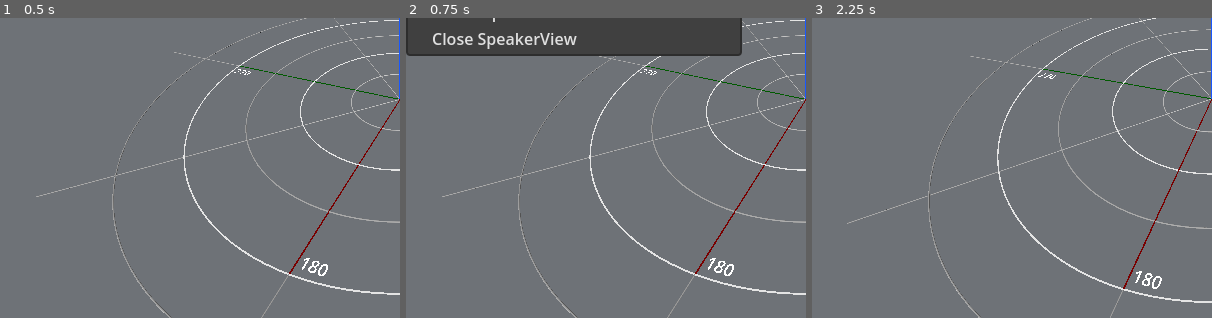
Above: before the commit, frames 1-3 (left to right).
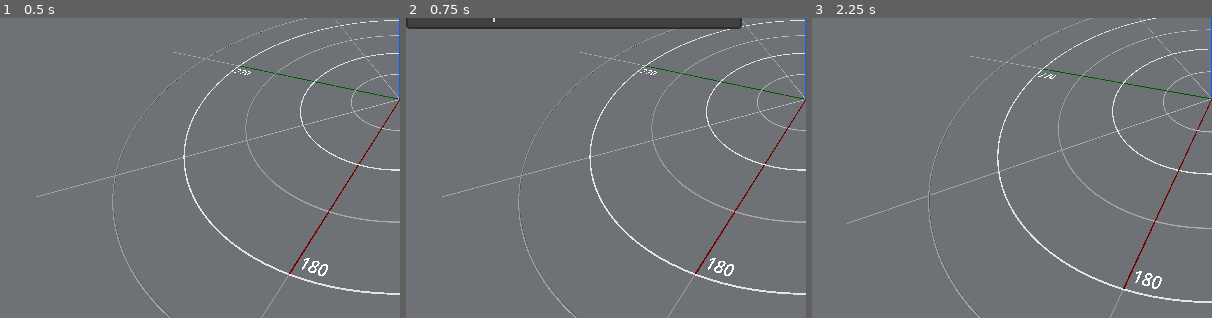
Above: after the commit, the same moments.

Repository: GRIS-UdeM/SpeakerView
Game: Godot game, scene res://scenes/speakerview.tscn
The game is run twice, just before and just after one commit, with the same random seed, the same clock (stepped at 60 frames per second) and the same inputs.
Inputs (mouse positions are % of the whole screen's width and height, from its top left):
- Up to frame 1 (0.5 s): no input
- Up to frame 2 (0.75 s): click (1, 2) at 0.5 s
- Up to frame 3 (2.25 s): tap Enter at 1.25 s; move the mouse to (72, 45) at 1.27 s; tap V at 1.35 s; click (72, 45) at 1.42 s; tap Space at 2 s; drag from (30, 55) to (45, 70) at 2.02 s
The pictures show only the part of the screen within x 0-50%, y 39-89%; the shares and areas given below are measured in that part.

Frame 1 is identical in both runs. In frame 2, 7.4% of the frame differs, in the area x 0-84%, y 2-13%; in frame 3, nothing differs.

Commit message:
Removed Close SpeakerView command from menu

Diff:
--- a/scripts/UI.gd
+++ b/scripts/UI.gd
@@ -15,8 +15,7 @@
 				TOGGLE_FULLSCREEN,
 				SHOW_FRAMES_PER_SECOND,
 				SEPARATOR_APP,
-				ABOUT_WINDOW,
-				CLOSE_SPEAKERVIEW}
+				ABOUT_WINDOW}
 
 var commands: Array
 
@@ -52,7 +51,6 @@
 	commands.append("Show Frames Per Second")
 	commands.append("Application")
 	commands.append("About SpeakerView")
-	commands.append("Close SpeakerView")
 
 #	var shortcut_string: String
 #	match OS.get_name():
@@ -81,7 +79,6 @@
 
 	params_node.get_popup().add_separator(commands[MenuItemId.SEPARATOR_APP], MenuItemId.SEPARATOR_APP)
 	params_node.get_popup().add_item(commands[MenuItemId.ABOUT_WINDOW], MenuItemId.ABOUT_WINDOW)
-	params_node.get_popup().add_item(commands[MenuItemId.CLOSE_SPEAKERVIEW], MenuItemId.CLOSE_SPEAKERVIEW)
 
 	params_node.get_popup().id_pressed.connect(_on_popup_menu_id_pressed)
 
@@ -135,8 +132,6 @@
 			handle_show_framerate()
 		MenuItemId.ABOUT_WINDOW:
 			speakerview_node.handle_show_about_window()
-		MenuItemId.CLOSE_SPEAKERVIEW:
-			handle_close_speakerview()
 
 func _input(event):
 	if event is InputEventKey:
@@ -158,8 +153,6 @@
 #				handle_show_sphere_or_cube()
 #			elif event.keycode == KEY_Z:
 #				handle_show_speaker_numbers()
-#			elif event.keycode == KEY_V:
-#				handle_close_speakerview()
 		if event.pressed and event.get_modifiers_mask() == 0 and event.echo == false and event.keycode == KEY_F:
 			handle_fullscreen()
 		elif event.pressed and event.get_modifiers_mask() == 0 and event.echo == false and event.keycode == KEY_R:
@@ -232,9 +225,6 @@
 	show_framerate = !show_framerate
 	framerate_node.visible = show_framerate
 
-func handle_close_speakerview():
-	get_tree().root.propagate_notification(NOTIFICATION_WM_CLOSE_REQUEST)
-
 func set_menu_scale():
 	var new_scale_factor: float
 
